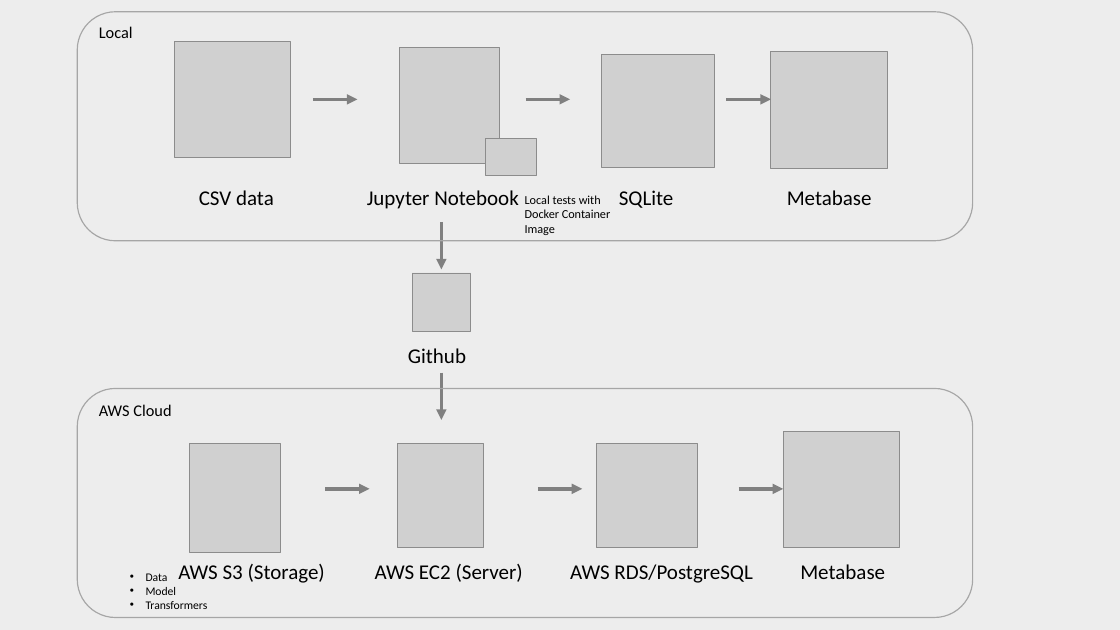
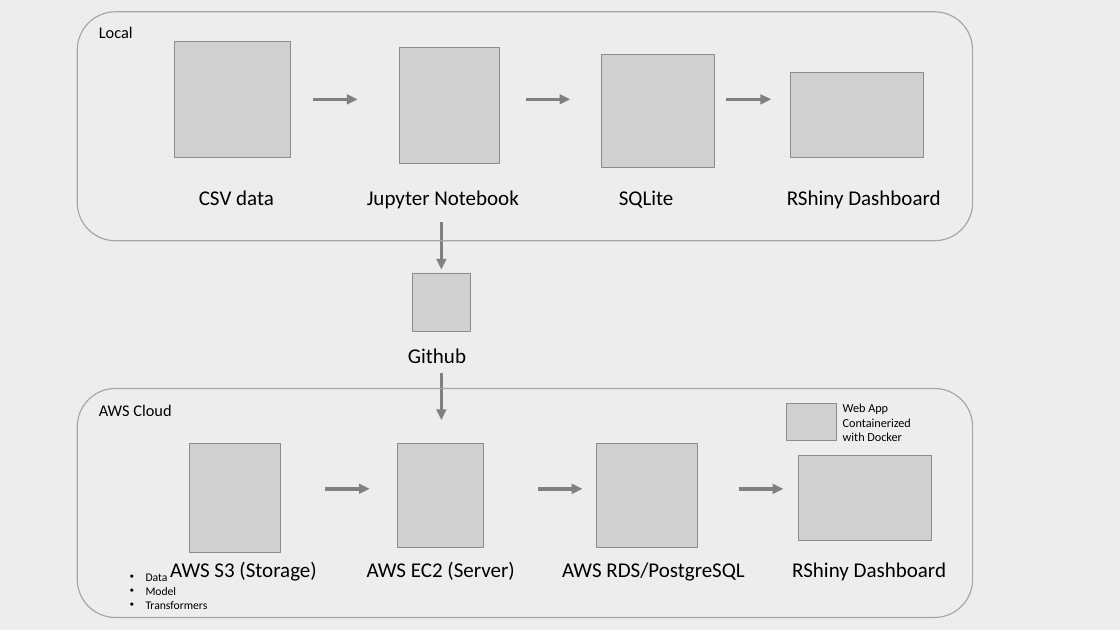
Before and after one commit to ViniciusKos/insiders_clustering, a slide deck: slide 1 of architecture.pptx. Drawn at 1120x630 pixels with LibreOffice and Linux fonts; fonts in the diff are those of the drawing; grey boxes stand for pictures. Boxes give left, top, right and bottom in pixels: in the first picture for what was removed or moved away, otherwise in the second. Text is boxed around its words. In the diff, an @@ line names an element or a change of style, - is before the commit and + after.

```diff
--- a/architecture.pptx
+++ b/architecture.pptx
@@ picture: place and size @@
-picture at <box>771,52,887,168</box>
+picture at <box>791,72,923,158</box>
@@ text at <box>199,190,940,209</box>: text changed @@
-CSV data Jupyter Notebook SQLite Metabase
+CSV data Jupyter Notebook SQLite RShiny Dashboard
@@ picture: place and size @@
-picture at <box>486,139,536,175</box>
+picture at <box>786,404,837,440</box>
@@ text at <box>843,403,911,441</box>: text changed @@
-Local tests with
-Docker Container
-Image
+Web App Containerized
+with Docker
@@ picture: place and size @@
-picture at <box>783,432,899,548</box>
+picture at <box>799,455,932,541</box>
@@ text at <box>170,562,946,581</box>: text changed @@
-AWS S3 (Storage) AWS EC2 (Server) AWS RDS/PostgreSQL Metabase
+AWS S3 (Storage) AWS EC2 (Server) AWS RDS/PostgreSQL RShiny Dashboard
```
Also in this commit, not shown: 5 other files.
